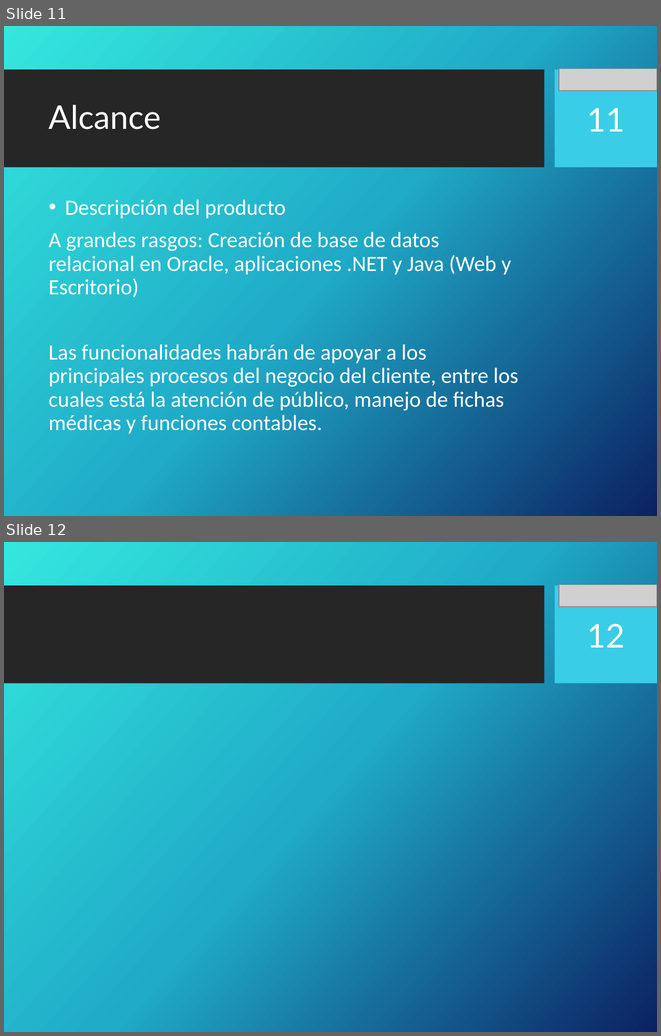
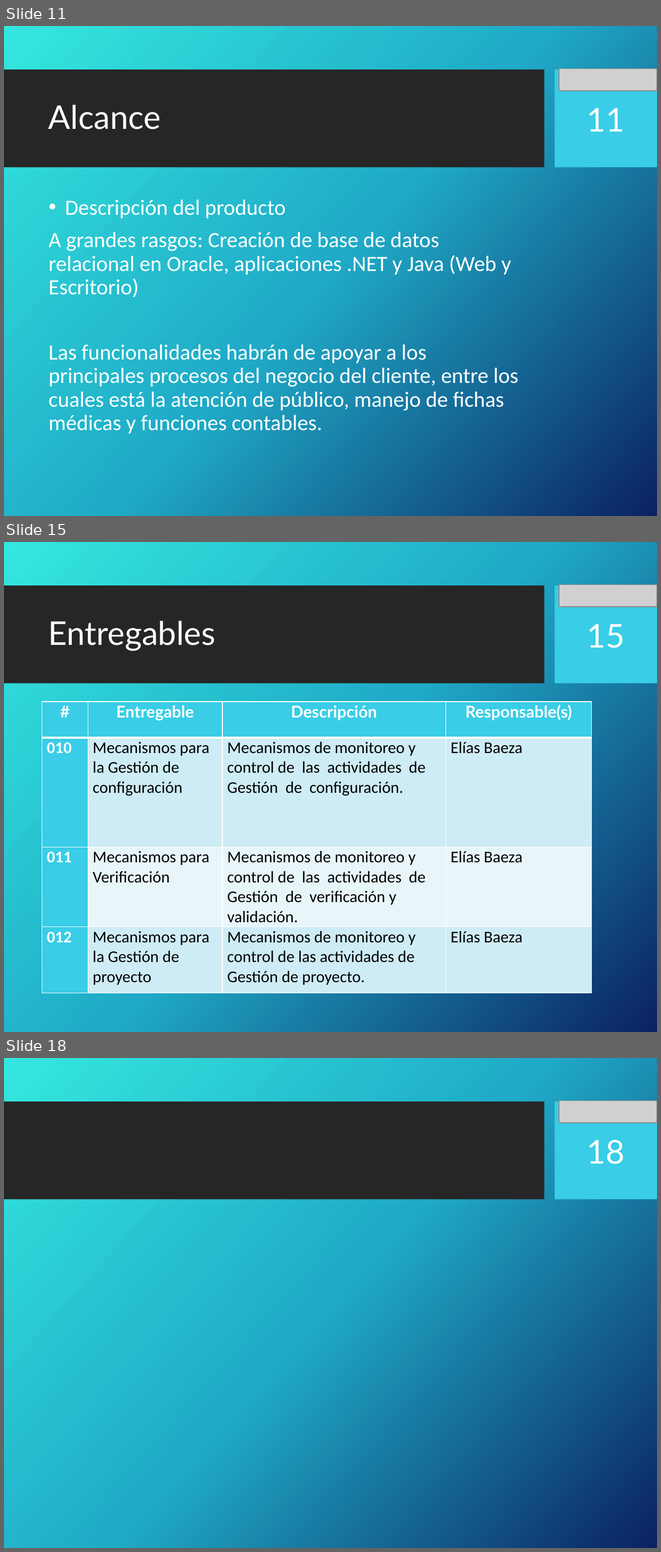
Before and after one commit to portafolio2016/hipocrates, a slide deck: docs/plan-de-proyecto/ppt-iteracion1.pptx. Shown one above the other, each under a label of ours: slides 11 and 12 before the commit, slides 11, 15 and 18 after it; the slides between them are not shown. The pictures are 661x1036 and 661x1552 pixels, drawn with LibreOffice and Linux fonts; fonts in the diff are those of the drawing; grey boxes stand for pictures; background and template pictures are left out. Boxes give left, top, right and bottom in pixels: in the first picture for what was removed or moved away, otherwise in the second. Text is boxed around its words. In the diff, an @@ line names an element or a change of style, - is before the commit and + after.

Commit message:
Agregado Entregables

```diff
--- a/docs/plan-de-proyecto/ppt-iteracion1.pptx
+++ b/docs/plan-de-proyecto/ppt-iteracion1.pptx
@@ slide 15 added at (4, 542, 657, 1032), background picture (left out); not listed: 2 template elements that a slide beside it also shows @@
@@ picture added at (559, 585, 657, 607) @@
@@ title added at (49, 620, 215, 651), 36 pt, text #FFFFFF @@
+Entregables
@@ page number added at (587, 624, 625, 648), 36 pt, text #FFFFFF @@
+15
@@ table added at (42, 702, 592, 991), 4 rows, 4 columns @@
+# | Entregable | Descripción | Responsable(s)
+010 | Mecanismos para la Gestión de configuración | Mecanismos de monitoreo y control de las actividades de Gestión de configuración. | Elías Baeza
+011 | Mecanismos para Verificación | Mecanismos de monitoreo y control de las actividades de Gestión de verificación y validación. | Elías Baeza
+012 | Mecanismos para la Gestión de proyecto | Mecanismos de monitoreo y control de las actividades de Gestión de proyecto. | Elías Baeza
@@ what was slide 12 is now slide 18 @@
@@ page number at (587, 1140, 625, 1164): text changed @@
-12
+18
```
Also in this commit, not shown: 5 other slides added.
